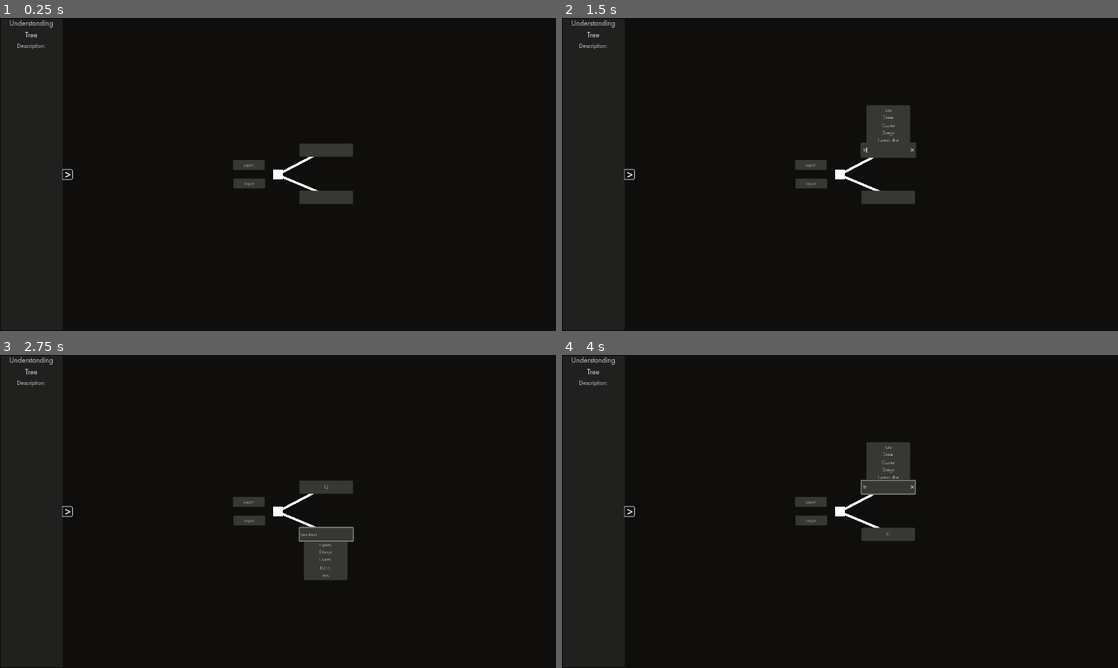
Above: before the commit, frames 1-4 (two rows, left to right).
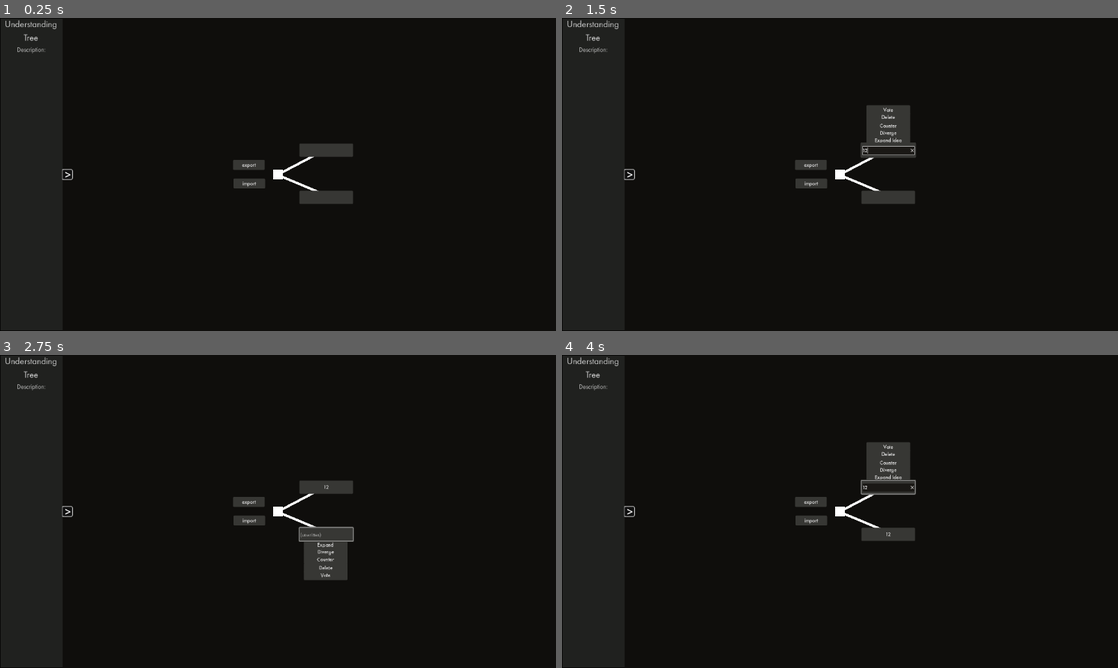
Above: after the commit, the same moments.

Repository: eqgy/understandingtree
Game: Godot game, scene res://understanding tree.tscn
The game is run twice, just before and just after one commit, with the same random seed, the same clock (stepped at 60 frames per second) and the same inputs.
Inputs (mouse positions are in pixels of both pictures, inside the frame that each line leads up to):
- Up to frame 1 (0.25 s): no input
- Up to frame 2 (1.5 s): click (890, 149) at 0.5 s; click (890, 149) at 1.27 s; type "12" at 1.35 s
- Up to frame 3 (2.75 s): click (328, 533) at 2 s
- Up to frame 4 (4 s): click (890, 533) at 2.77 s; type "12" at 2.85 s; click "12" at 3.5 s

The runs differ from the first frame. In frame 1, 0.3% of the frame differs, in the area x 1-47%, y 0-54%; in frame 2, 0.6%, in the area x 1-64%, y 0-54%; in frame 3, 0.4%; in frame 4, 0.6%.

Commit message:
Some UI changes

Diff:
--- a/application iterations/iteration 1/a node.tscn
+++ b/application iterations/iteration 1/a node.tscn
@@ -131,7 +131,7 @@
 offset_top = 12.0
 offset_right = 219.0
 offset_bottom = 43.0
-theme = SubResource("Theme_pyf3n")
+theme = ExtResource("1_ssop8")
 placeholder_text = "(unwritten)"
 clear_button_enabled = true
 drag_and_drop_selection_enabled = false
--- a/application iterations/iteration 1/node theme.tres
+++ b/application iterations/iteration 1/node theme.tres
@@ -1,6 +1,5 @@
-[gd_resource type="Theme" load_steps=9 format=3 uid="uid://bosbvfdtv48xf"]
+[gd_resource type="Theme" load_steps=8 format=3 uid="uid://bosbvfdtv48xf"]
 
-[ext_resource type="FontFile" uid="uid://d3ftebbowlidb" path="res://Futura Light.ttf" id="1_c3wsk"]
 [ext_resource type="FontFile" uid="uid://pysn54ei55sn" path="res://futura-pt-cufonfonts/FuturaCyrillicBook.ttf" id="2_4y7yl"]
 [ext_resource type="FontFile" uid="uid://c140ss75l0y8h" path="res://futura-pt-cufonfonts/FuturaCyrillicMedium.ttf" id="3_djc6l"]
 
@@ -59,14 +58,15 @@
 
 [resource]
 default_font = ExtResource("3_djc6l")
-Button/font_sizes/font_size = 16
-Button/fonts/font = ExtResource("1_c3wsk")
+default_font_size = 19
+Button/font_sizes/font_size = 22
+Button/fonts/font = ExtResource("3_djc6l")
 Button/styles/hover = SubResource("StyleBoxFlat_olyi6")
 Button/styles/normal = SubResource("StyleBoxFlat_g4ers")
 Button/styles/pressed = SubResource("StyleBoxFlat_xbbqy")
 Label/colors/font_color = Color(0.791999, 0.791999, 0.791999, 1)
 Label/fonts/font = ExtResource("2_4y7yl")
-LineEdit/font_sizes/font_size = 16
+LineEdit/font_sizes/font_size = 20
 LineEdit/fonts/font = ExtResource("3_djc6l")
 LineEdit/styles/normal = SubResource("StyleBoxFlat_xji1o")
 Panel/styles/panel = SubResource("StyleBoxFlat_b1ny6")
--- a/application iterations/iteration 1/project.godot
+++ b/application iterations/iteration 1/project.godot
@@ -59,3 +59,7 @@
 "events": [Object(InputEventMouseButton,"resource_local_to_scene":false,"resource_name":"","device":-1,"window_id":0,"a …(253 unchanged characters)…
 ]
 }
+
+[rendering]
+
+textures/canvas_textures/default_texture_filter=0
